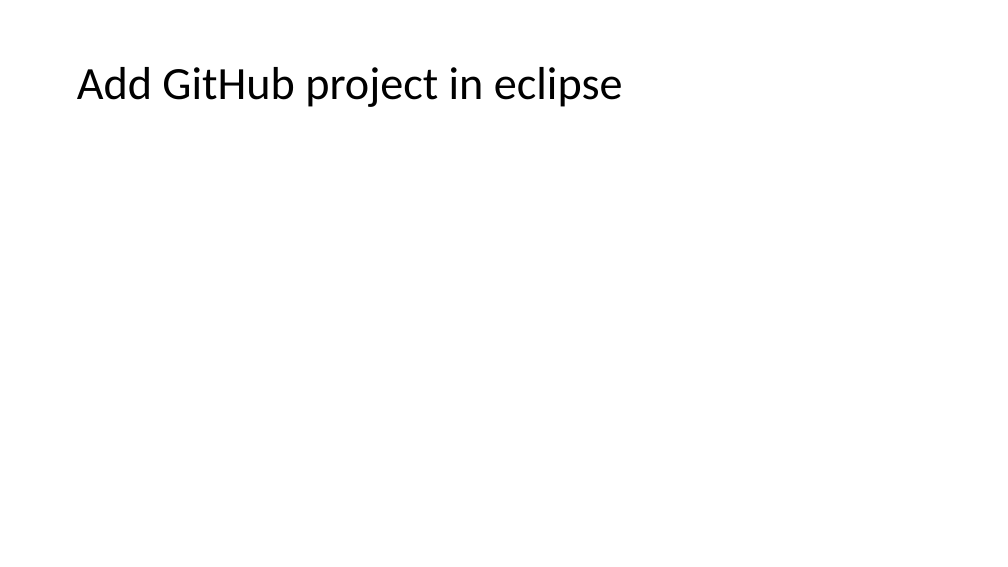
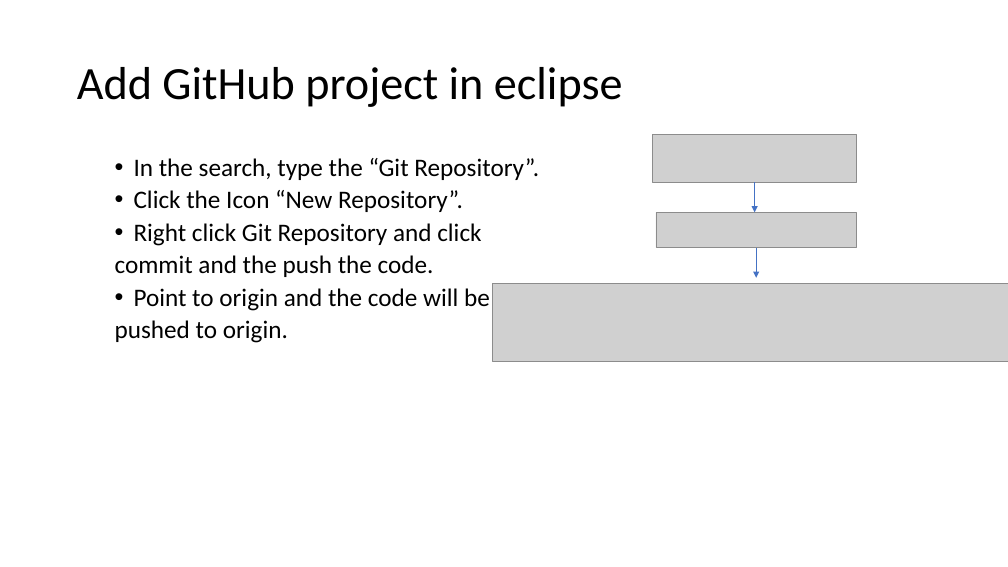
Before and after one commit to francisantonyraj/AutomationDocuments, a slide deck: slide 8 of GIT.pptx (slide 6 before the commit). Drawn at 1008x567 pixels with LibreOffice and Linux fonts; fonts in the diff are those of the drawing; grey boxes stand for pictures. Boxes give left, top, right and bottom in pixels: in the first picture for what was removed or moved away, otherwise in the second. Text is boxed around its words. In the diff, an @@ line names an element or a change of style, - is before the commit and + after.

```diff
--- a/GIT.pptx
+++ b/GIT.pptx
@@ picture added at [653,135,857,182] @@
@@ text added at [115,158,539,343], 24 pt, text #000000 @@
+  • In the search, type the “Git Repository”.
+  • Click the Icon “New Repository”.
+  • Right click Git Repository and click
+  commit and the push the code.
+  • Point to origin and the code will be
+  pushed to origin.
@@ arrow added from (755, 182) to (755, 212), #4472C4 0.5 pt @@
@@ picture added at [656,212,857,248] @@
@@ arrow added from (756, 247) to (756, 278), #4472C4 0.5 pt @@
@@ picture added at [493,284,1008,361] @@
```
Also in this commit, not shown: 2 other slides changed, 2 slides added, 2 other files.
